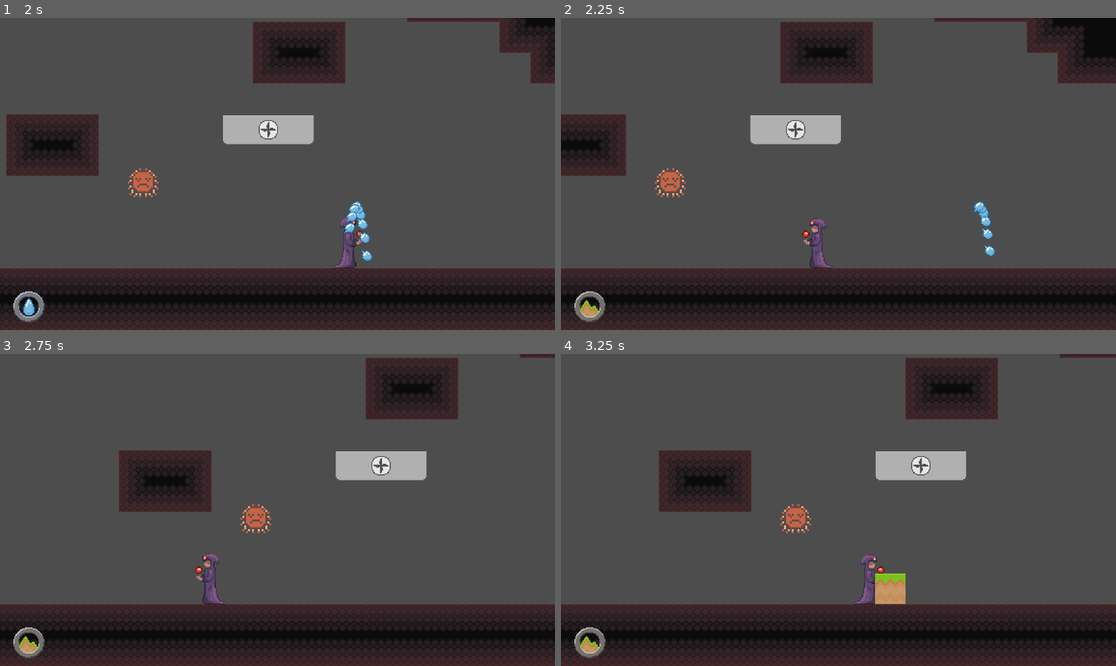
Above: before the commit, frames 1-4 (two rows, left to right).
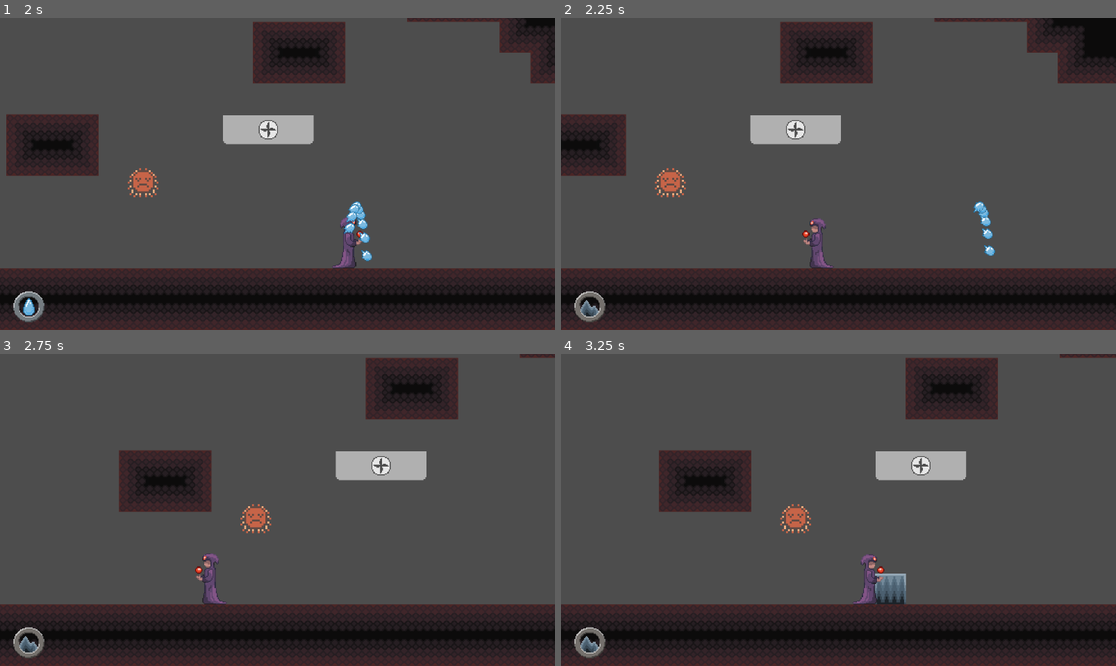
Above: after the commit, the same moments.

Repository: hanseei/superwizquest
Game: Godot game, scene res://Assets/Nodes/Scenes/TestStage.tscn
Same seed, same stepped clock (60 frames per second), same inputs: the game is played once before the commit and once after it.
Inputs:
- Up to frame 1 (2 s): hold Shift (shift) 0.53-1.28 s; hold D (move_right) from 0.53 s (still down); tap W (move_up) at 0.77, 1.52 s; tap Space (space) at 1.35 s
- Up to frame 2 (2.25 s): release D (move_right) at 2.03 s; hold A (move_left) from 2.03 s (still down); hold Shift (shift) from 2.03 s (still down)
- Up to frame 3 (2.75 s): keep holding A (move_left); keep holding Shift (shift)
- Up to frame 4 (3.25 s): release A (move_left) at 2.78 s; release Shift (shift) at 2.78 s; hold D (move_right) from 2.78 s (still down); tap Space (space) at 2.85 s; tap W (move_up) at 3.02 s

Frame 1 is identical in both runs. In frame 2, 0.1% of the frame differs, in the area x 3-7%, y 90-96%; in frame 3, 0.1%; in frame 4, 0.7%, in the area x 3-63%, y 70-96%.

Commit message:
Updated earth (and UI icon for earth) and torch

Diff:
--- a/Assets/Nodes/Actors/Interactables/torch.tscn
+++ b/Assets/Nodes/Actors/Interactables/torch.tscn
@@ -1,39 +1,67 @@
-[gd_scene load_steps=8 format=3 uid="uid://cwbjkioh2y6bw"]
+[gd_scene load_steps=12 format=3 uid="uid://cwbjkioh2y6bw"]
 
 [ext_resource type="Script" uid="uid://d3wspv0ludxmu" path="res://Assets/Nodes/Actors/Interactables/Scripts/torch.gd" id="1_3f0jf"]
-[ext_resource type="Texture2D" uid="uid://mtj0vjxvp1ui" path="res://Assets/Images/Spritesheets/torch_spritesheet.png" id="1_bigg6"]
+[ext_resource type="Texture2D" uid="uid://c5dw3kjxh2hqk" path="res://Assets/Images/Spritesheets/Torch.png" id="2_n53yk"]
 
 [sub_resource type="RectangleShape2D" id="RectangleShape2D_3f0jf"]
 size = Vector2(11, 12)
 
-[sub_resource type="AtlasTexture" id="AtlasTexture_47w5k"]
-atlas = ExtResource("1_bigg6")
-region = Rect2(32, 0, 32, 32)
+[sub_resource type="AtlasTexture" id="AtlasTexture_2l1f1"]
+atlas = ExtResource("2_n53yk")
+region = Rect2(32, 0, 32, 64)
 
-[sub_resource type="AtlasTexture" id="AtlasTexture_pp88j"]
-atlas = ExtResource("1_bigg6")
-region = Rect2(64, 0, 32, 32)
+[sub_resource type="AtlasTexture" id="AtlasTexture_psgue"]
+atlas = ExtResource("2_n53yk")
+region = Rect2(64, 0, 32, 64)
 
-[sub_resource type="AtlasTexture" id="AtlasTexture_jwkup"]
-atlas = ExtResource("1_bigg6")
-region = Rect2(0, 0, 32, 32)
+[sub_resource type="AtlasTexture" id="AtlasTexture_d4jk4"]
+atlas = ExtResource("2_n53yk")
+region = Rect2(96, 0, 32, 64)
+
+[sub_resource type="AtlasTexture" id="AtlasTexture_0a8o8"]
+atlas = ExtResource("2_n53yk")
+region = Rect2(128, 0, 32, 64)
+
+[sub_resource type="AtlasTexture" id="AtlasTexture_o786f"]
+atlas = ExtResource("2_n53yk")
+region = Rect2(96, 0, 32, 64)
+
+[sub_resource type="AtlasTexture" id="AtlasTexture_neb8y"]
+atlas = ExtResource("2_n53yk")
+region = Rect2(64, 0, 32, 64)
+
+[sub_resource type="AtlasTexture" id="AtlasTexture_v14b4"]
+atlas = ExtResource("2_n53yk")
+region = Rect2(0, 0, 32, 64)
 
 [sub_resource type="SpriteFrames" id="SpriteFrames_36g16"]
 animations = [{
 "frames": [{
 "duration": 1.0,
-"texture": SubResource("AtlasTexture_47w5k")
+"texture": SubResource("AtlasTexture_2l1f1")
 }, {
 "duration": 1.0,
-"texture": SubResource("AtlasTexture_pp88j")
+"texture": SubResource("AtlasTexture_psgue")
+}, {
+"duration": 1.0,
+"texture": SubResource("AtlasTexture_d4jk4")
+}, {
+"duration": 1.0,
+"texture": SubResource("AtlasTexture_0a8o8")
+}, {
+"duration": 1.0,
+"texture": SubResource("AtlasTexture_o786f")
+}, {
+"duration": 1.0,
+"texture": SubResource("AtlasTexture_neb8y")
 }],
 "loop": true,
 "name": &"burning",
-"speed": 5.0
+"speed": 10.0
 }, {
 "frames": [{
 "duration": 1.0,
-"texture": SubResource("AtlasTexture_jwkup")
+"texture": SubResource("AtlasTexture_v14b4")
 }],
 "loop": true,
 "name": &"default",
@@ -51,5 +79,9 @@
 
 [node name="AnimatedSprite2D" type="AnimatedSprite2D" parent="."]
 texture_filter = 1
+position = Vector2(-1, -5)
 sprite_frames = SubResource("SpriteFrames_36g16")
+animation = &"burning"
 autoplay = "default"
+frame = 4
+frame_progress = 0.125163
--- a/Assets/Nodes/Actors/Player/earth.tscn
+++ b/Assets/Nodes/Actors/Player/earth.tscn
@@ -1,12 +1,13 @@
 [gd_scene load_steps=4 format=3 uid="uid://6mxidt6ybqhf"]
 
-[ext_resource type="Texture2D" uid="uid://dvf3leyf8ljbh" path="res://Assets/Images/Tilesets/grassMid.png" id="1_om26h"]
 [ext_resource type="Script" uid="uid://b7vx6x5w7qpgg" path="res://Assets/Nodes/Actors/Player/Scripts/earth.gd" id="1_qbwya"]
+[ext_resource type="Texture2D" uid="uid://dpmdo8eyua5ck" path="res://Assets/Images/Spritesheets/Stone platform.png" id="2_42quw"]
 
 [sub_resource type="RectangleShape2D" id="RectangleShape2D_7wcun"]
 size = Vector2(70, 70)
 
 [node name="StaticBody2D" type="StaticBody2D" groups=["earth-ignore"]]
+z_index = -1
 collision_layer = 16
 collision_mask = 31
 script = ExtResource("1_qbwya")
@@ -19,5 +20,4 @@
 [node name="GrassMid" type="Sprite2D" parent="."]
 texture_filter = 1
 position = Vector2(15.75, 15.75)
-scale = Vector2(0.45, 0.45)
-texture = ExtResource("1_om26h")
+texture = ExtResource("2_42quw")
--- a/Assets/Nodes/Scenes/TestStage.tscn
+++ b/Assets/Nodes/Scenes/TestStage.tscn
@@ -6,7 +6,7 @@
 [ext_resource type="PackedScene" uid="uid://cwbjkioh2y6bw" path="res://Assets/Nodes/Actors/Interactables/torch.tscn" id="4_vwov1"]
 [ext_resource type="PackedScene" uid="uid://c2sylo50eqnp0" path="res://Assets/Nodes/Actors/Interactables/toggletest.tscn" id="5_57x3k"]
 [ext_resource type="PackedScene" uid="uid://blc2megwvlwmr" path="res://Assets/Nodes/Actors/Interactables/bucket.tscn" id="6_l42a0"]
-[ext_resource type="PackedScene" uid="uid://cbdaebxn04oax" path="res://Assets/Nodes/Actors/Interactables/stone.tscn" id="7_5tspq"]
+[ext_resource type="PackedScene" uid="uid://cbdaebxn04oax" path="res://Assets/Nodes/Actors/Interactables/Stone.tscn" id="7_5tspq"]
 [ext_resource type="PackedScene" uid="uid://b22d3disdyijl" path="res://Assets/Nodes/Actors/Interactables/door.tscn" id="8_hgiis"]
 [ext_resource type="PackedScene" uid="uid://bvc5bj0go1alw" path="res://Assets/Nodes/Actors/Interactables/movingPlatform.tscn" id="8_nj415"]
 [ext_resource type="PackedScene" uid="uid://bovilvnyemh8r" path="res://Assets/Nodes/Actors/Interactables/stone_bucket.tscn" id="10_qe2em"]
--- a/Assets/Nodes/Scenes/intro_stage.tscn
+++ b/Assets/Nodes/Scenes/intro_stage.tscn
@@ -6,7 +6,7 @@
 [ext_resource type="PackedScene" uid="uid://cwbjkioh2y6bw" path="res://Assets/Nodes/Actors/Interactables/torch.tscn" id="4_fnggt"]
 [ext_resource type="PackedScene" uid="uid://b22d3disdyijl" path="res://Assets/Nodes/Actors/Interactables/door.tscn" id="5_qj1rm"]
 [ext_resource type="PackedScene" uid="uid://blc2megwvlwmr" path="res://Assets/Nodes/Actors/Interactables/bucket.tscn" id="6_i6xnk"]
-[ext_resource type="PackedScene" uid="uid://cbdaebxn04oax" path="res://Assets/Nodes/Actors/Interactables/stone.tscn" id="7_tq22p"]
+[ext_resource type="PackedScene" uid="uid://cbdaebxn04oax" path="res://Assets/Nodes/Actors/Interactables/Stone.tscn" id="7_tq22p"]
 [ext_resource type="PackedScene" uid="uid://bovilvnyemh8r" path="res://Assets/Nodes/Actors/Interactables/stone_bucket.tscn" id="8_qcrf4"]
 
 [sub_resource type="RectangleShape2D" id="RectangleShape2D_ktxyu"]
Binary file added: Assets/Images/Spritesheets/Stone platform.png
Not shown, added: Assets/Images/Spritesheets/Stone platform.png.import
Binary file added: Assets/Images/Spritesheets/Torch.png
Not shown, added: Assets/Images/Spritesheets/Torch.png.import
Binary file changed: Assets/Images/UI-elements/UI-icons.png
Not shown, added: Assets/Images/UI-elements/UI-icons.png~
